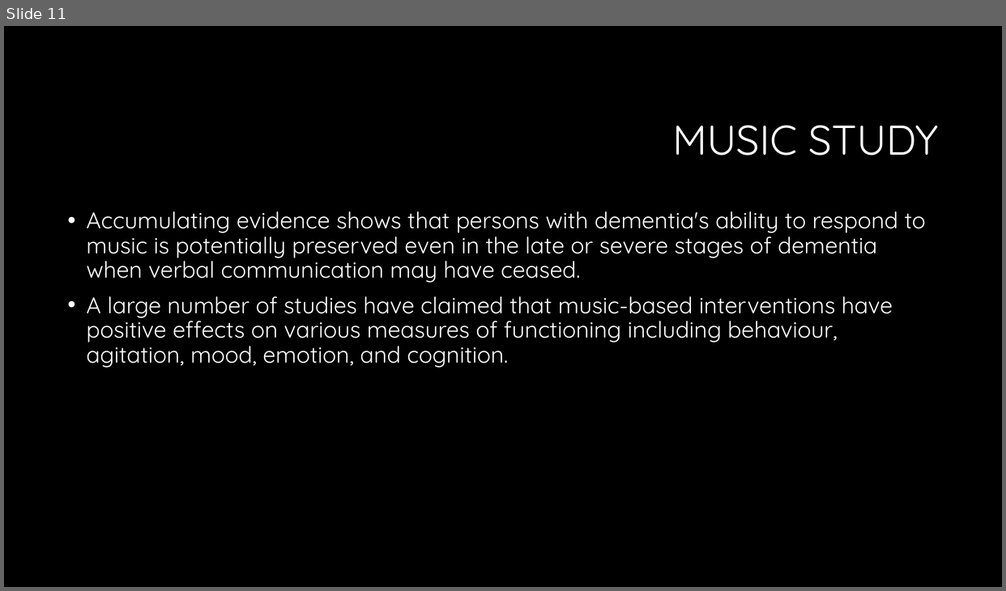
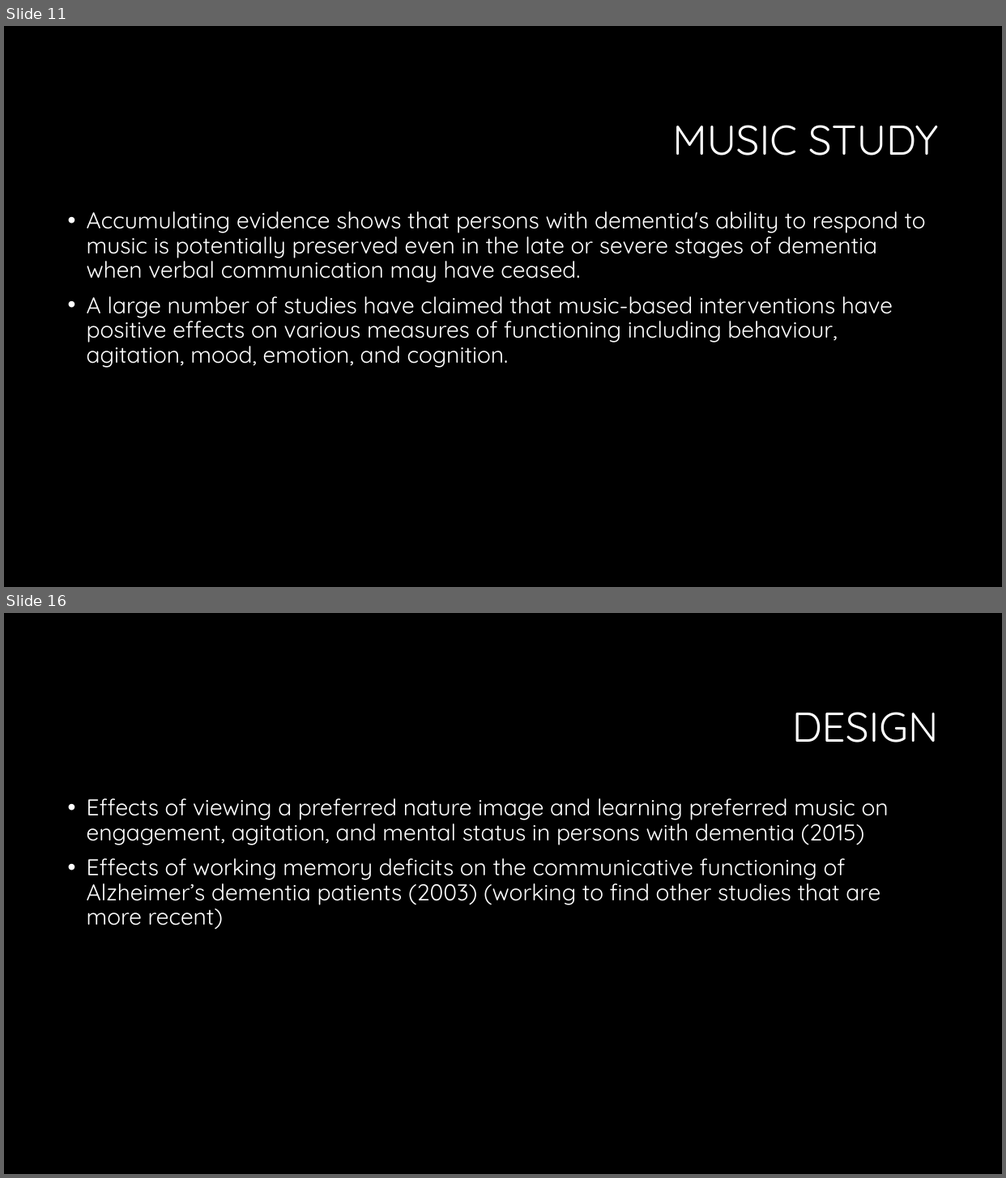
Before and after one commit to LoftieFourie/Honours_Project, a slide deck: Review of studies to motivate implementation and design.pptx. Shown one above the other, each under a label of ours: slide 11 before the commit, slides 11 and 16 after it; the slides between them are not shown. The pictures are 1006x591 and 1006x1178 pixels, drawn with LibreOffice and Linux fonts; fonts in the diff are those of the drawing; background and template pictures are left out. Boxes give left, top, right and bottom in pixels: in the first picture for what was removed or moved away, otherwise in the second. Text is boxed around its words. In the diff, an @@ line names an element or a change of style, - is before the commit and + after.

```diff
--- a/Review of studies to motivate implementation and design.pptx
+++ b/Review of studies to motivate implementation and design.pptx
@@ slide 16 added at box(4, 613, 1002, 1174), background #000000 @@
@@ title added at box(792, 712, 939, 743), 40 pt, text #FFFFFF @@
+DESIGN
@@ text added at box(87, 798, 889, 930), 22 pt, text #FFFFFF @@
+• Effects of viewing a preferred nature image and learning preferred music on engagement, agitation, and mental status in persons with dementia (2015)
+• Effects of working memory deficits on the communicative functioning of Alzheimer’s dementia patients (2003) (working to find other studies that are more recent)
```
Also in this commit, not shown: 2 slides changed, 2 other slides added, 1 slide removed.
